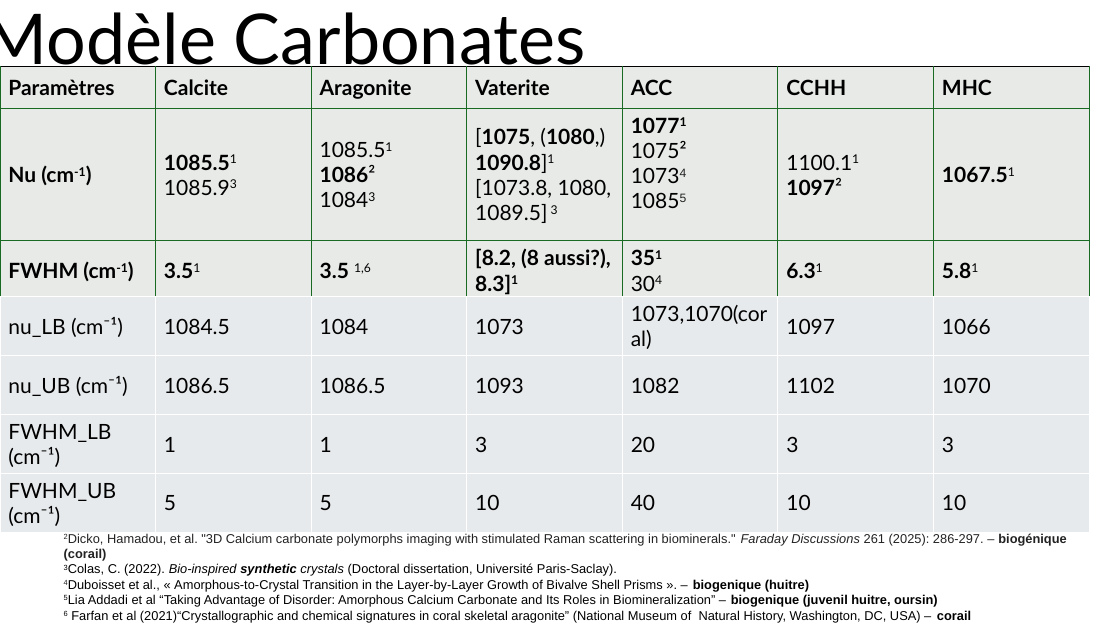
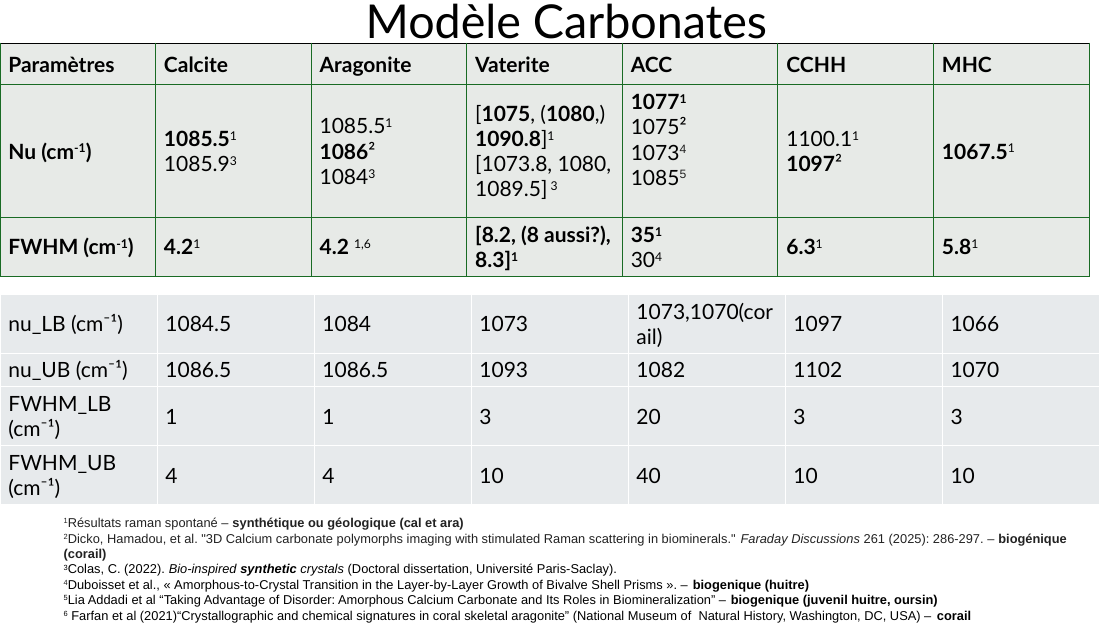
Before and after one commit to sachabuc/SRS_analysis, a slide deck: slide 5 of meetings/reu_151026_figures_papiers.pptx (slide 2 before the commit). Drawn at 1120x630 pixels with LibreOffice and Linux fonts; fonts in the diff are those of the drawing. Boxes give left, top, right and bottom in pixels: in the first picture for what was removed or moved away, otherwise in the second. Text is boxed around its words. In the diff, an @@ line names an element or a change of style, - is before the commit and + after.

```diff
--- a/meetings/reu_151026_figures_papiers.pptx
+++ b/meetings/reu_151026_figures_papiers.pptx
@@ title "Modèle Carbonates": place and size @@
-title "Modèle Carbonates" at [0, 12, 586, 78]
+title "Modèle Carbonates" at [366, 3, 767, 48]
@@ title "Modèle Carbonates" at [366, 3, 767, 48]: size 60 to 40 pt @@
@@ table at [0, 43, 1088, 543] @@
-row 3, column 2: 3.51
+row 3, column 2: 4.21
-row 3, column 3: 3.5 1,6
+row 3, column 3: 4.2 1,6
@@ table: place and size @@
-table at [0, 66, 1088, 543]
+table at [0, 43, 1088, 543]
@@ table at [0, 294, 1100, 504] @@
-row 1, column 5: 1073,1070(coral)
+row 1, column 5: 1073,1070(corail)
-row 4, column 2: 5
+row 4, column 2: 4
-row 4, column 3: 5
+row 4, column 3: 4
@@ table: place and size @@
-table at [0, 297, 1088, 604]
+table at [0, 294, 1100, 504]
```
Also in this commit, not shown: 9 other slides changed, 3 slides added, 6 slides removed, 13 other files.
